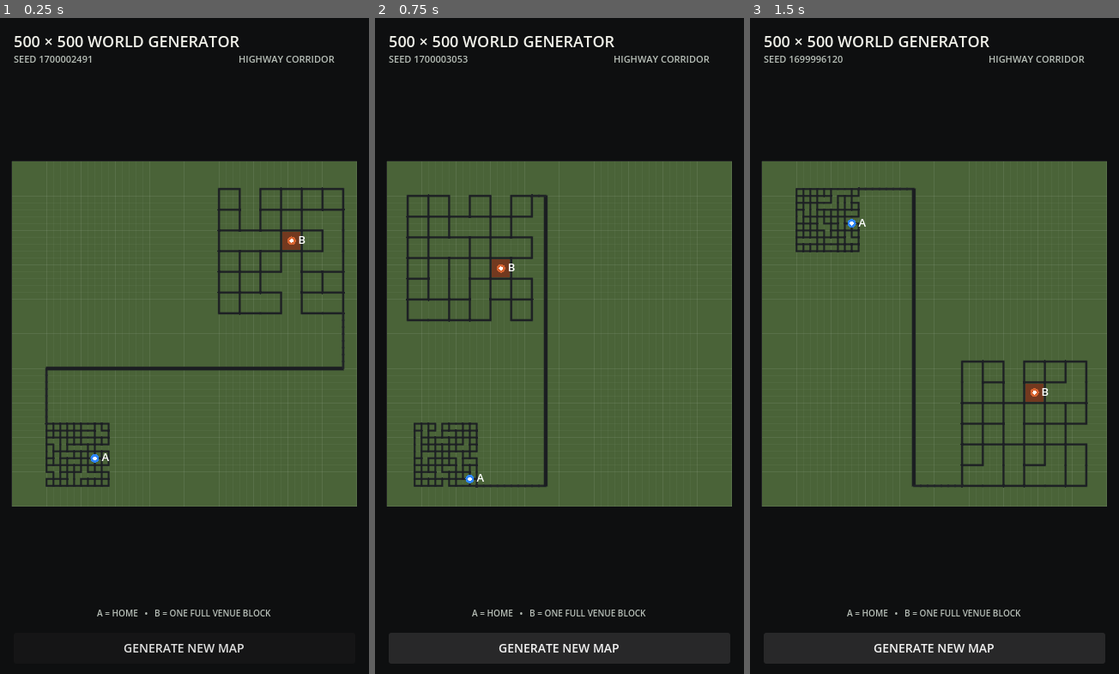
Above: before the commit, frames 1-3 (left to right).
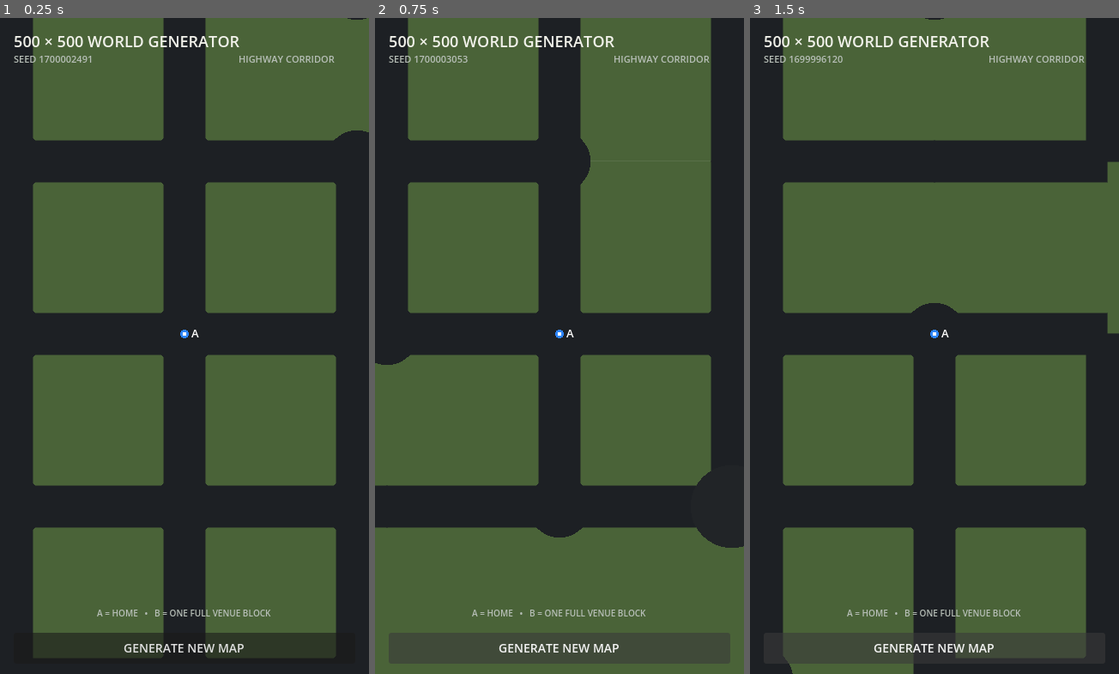
Above: after the commit, the same moments.

Repository: patrickcallahancomedy/comedian
Game: Godot game, scene res://scenes/drive/grid_world_prototype.tscn
Two runs of this game, one before a commit and one after it. Both use one fixed random seed, a clock stepped at 60 frames per second and the inputs below. This scene is started directly instead of the project's main scene.
Inputs:
- Up to frame 1 (0.25 s): no input
- Up to frame 2 (0.75 s): click "GENERATE NEW MAP" at 0.5 s
- Up to frame 3 (1.5 s): click "GENERATE NEW MAP" at 1.25 s

The runs differ from the first frame. In frame 1, 52% of the frame differs, in the area x 3-100%, y 0-98%; in frame 2, 57%, in the area x 0-100%, y 0-100%; in frame 3, 51%.

Commit message:
Zoom generator view to two neighborhood blocks

Diff:
--- a/godot/scripts/drive/grid_world_map.gd
+++ b/godot/scripts/drive/grid_world_map.gd
@@ -18,6 +18,7 @@
 const TOP_MARGIN := 64.0
 const SIDE_MARGIN := 14.0
 const BOTTOM_MARGIN := 92.0
+const VISIBLE_NEIGHBORHOOD_BLOCKS := 2.0
 
 @export var world_seed: int = 0
 
@@ -102,23 +103,24 @@
 		1.0,
 		size.y - TOP_MARGIN - BOTTOM_MARGIN
 	)
-	var available := minf(
-		available_width,
-		available_height
-	)
-
-	map_scale = available / float(generator.GRID_SIZE)
-
-	var map_size := Vector2.ONE * (
-		float(generator.GRID_SIZE) * map_scale
-	)
-
-	map_origin = Vector2(
-		(size.x - map_size.x) * 0.5,
-		TOP_MARGIN + (
-			available_height - map_size.y
-		) * 0.5
-	)
+
+	# Scale study only: keep the exact generated world, but magnify it until
+	# roughly two neighborhood blocks span the playable width.
+	var visible_world_width := (
+		float(generator.NEIGHBORHOOD_SPACING)
+		* VISIBLE_NEIGHBORHOOD_BLOCKS
+	)
+	map_scale = available_width / visible_world_width
+
+	var viewport_center := Vector2(
+		size.x * 0.5,
+		TOP_MARGIN + available_height * 0.5
+	)
+	var home_world := Vector2(
+		generator.nodes[generator.home_node]
+	)
+
+	map_origin = viewport_center - home_world * map_scale
 
 
 func _draw_grid() -> void:
